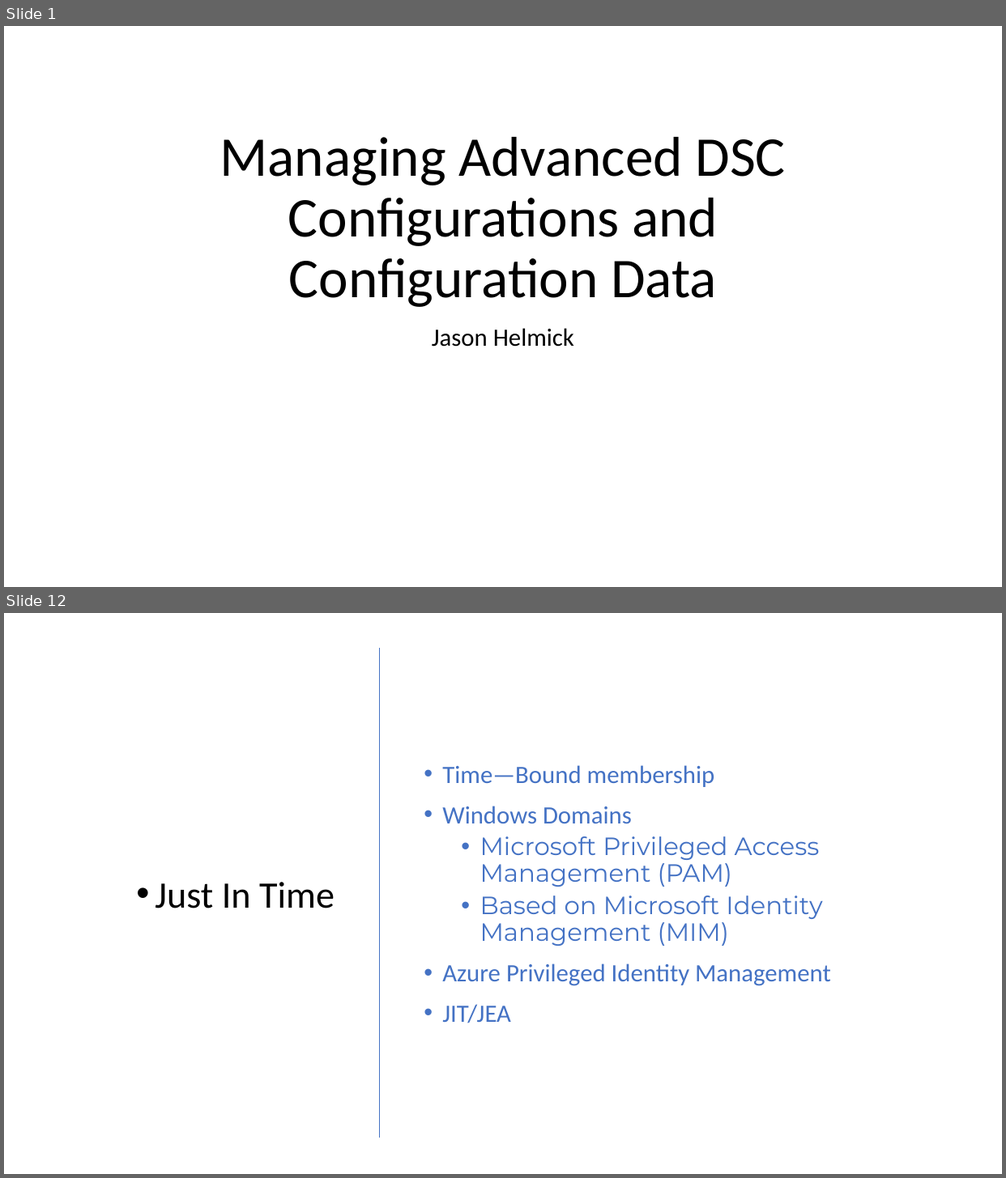
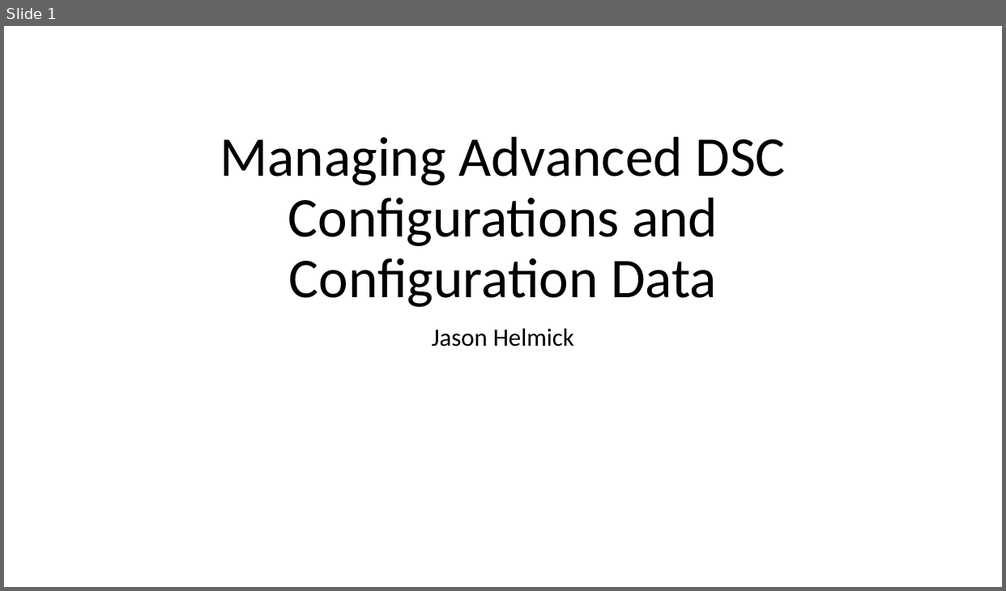
Before and after one commit to YuriySamorodov/PowerShellSummit2018, a slide deck: DSC/DSC.pptx. Shown one above the other, each under a label of ours: slides 1 and 12 before the commit, slide 1 after it; the slides between them are not shown. The pictures are 1006x1178 and 1006x591 pixels, drawn with LibreOffice and Linux fonts; fonts in the diff are those of the drawing; background and template pictures are left out. Boxes give left, top, right and bottom in pixels: in the first picture for what was removed or moved away, otherwise in the second. Text is boxed around its words. In the diff, an @@ line names an element or a change of style, - is before the commit and + after.

```diff
--- a/DSC/DSC.pptx
+++ b/DSC/DSC.pptx
@@ slide 12 removed at <box>4,613,1002,1174</box>, background #FFFFFF @@
@@ line removed from (379, 648) to (379, 1139) @@
@@ text removed at <box>442,765,831,1024</box> @@
-• Time—Bound membership
-• Windows Domains
-  • Microsoft Privileged Access Management (PAM)
-  • Based on Microsoft Identity Management (MIM)
-• Azure Privileged Identity Management
-• JIT/JEA
@@ text removed at <box>155,882,334,909</box> @@
-• Just In Time
```
Also in this commit, not shown: 1 slide added, 11 other slides removed, 13 other files.
